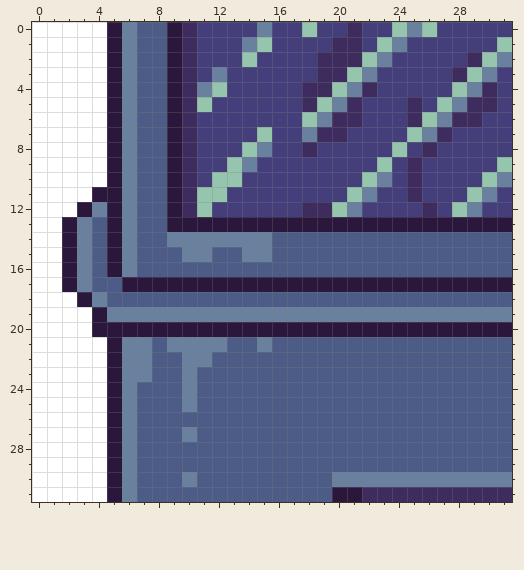
Pixel-art sprite -- Assets/Tiles/house_16.png. The picture above is the old version.
The file is 32x32 pixels.
After the commit:
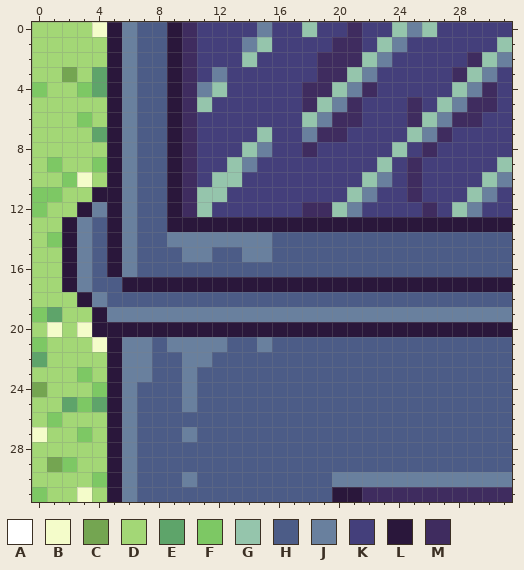
Palette (. is transparent): A #ffffff  B #f4fcca  C #74a551  D #a3d776  E #5ea46a  F #7dc864  G #95c5ac  H #4c5c87  J #69809e  K #443f7b  L #2a173b  M #3f2c5f
The edit:
{"y":0,"x":0,"old":"AAAAA","new":"DDDDB"}
{"y":1,"x":0,"old":"AAAAA","new":"DDDDD"}
{"y":2,"x":0,"old":"AAAAA","new":"DDDDD"}
{"y":3,"x":0,"old":"AAAAA","new":"DDCDE"}
{"y":4,"x":0,"old":"AAAAA","new":"FDDFE"}
{"y":5,"x":0,"old":"AAAAA","new":"DDDDD"}
{"y":6,"x":0,"old":"AAAAA","new":"DDDFD"}
{"y":7,"x":0,"old":"AAAAA","new":"DDDDE"}
{"y":8,"x":0,"old":"AAAAA","new":"DDDDD"}
{"y":9,"x":0,"old":"AAAAA","new":"DFDDF"}
{"y":10,"x":0,"old":"AAAAA","new":"DDFBD"}
{"y":11,"x":0,"old":"AAAA","new":"FFDD"}
{"y":12,"x":0,"old":"AAA","new":"FDD"}
{"y":13,"x":0,"old":"AA","new":"DD"}
{"y":14,"x":0,"old":"AA","new":"DF"}
{"y":15,"x":0,"old":"AA","new":"DD"}
{"y":16,"x":0,"old":"AA","new":"DD"}
{"y":17,"x":0,"old":"AA","new":"DD"}
{"y":18,"x":0,"old":"AAA","new":"DDD"}
{"y":19,"x":0,"old":"AAAA","new":"FEDD"}
{"y":20,"x":0,"old":"AAAA","new":"DBDB"}
{"y":21,"x":0,"old":"AAAAA","new":"FDDDB"}
{"y":22,"x":0,"old":"AAAAA","new":"EDDDD"}
{"y":23,"x":0,"old":"AAAAA","new":"DDDFD"}
{"y":24,"x":0,"old":"AAAAA","new":"CDDDF"}
{"y":25,"x":0,"old":"AAAAA","new":"DDEFE"}
{"y":26,"x":0,"old":"AAAAA","new":"DFDDD"}
{"y":27,"x":0,"old":"AAAAA","new":"BDDFD"}
{"y":28,"x":0,"old":"AAAAA","new":"DDDDD"}
{"y":29,"x":0,"old":"AAAAA","new":"DCFDD"}
{"y":30,"x":0,"old":"AAAAA","new":"DDDDF"}
{"y":31,"x":0,"old":"AAAAA","new":"FDDBD"}
